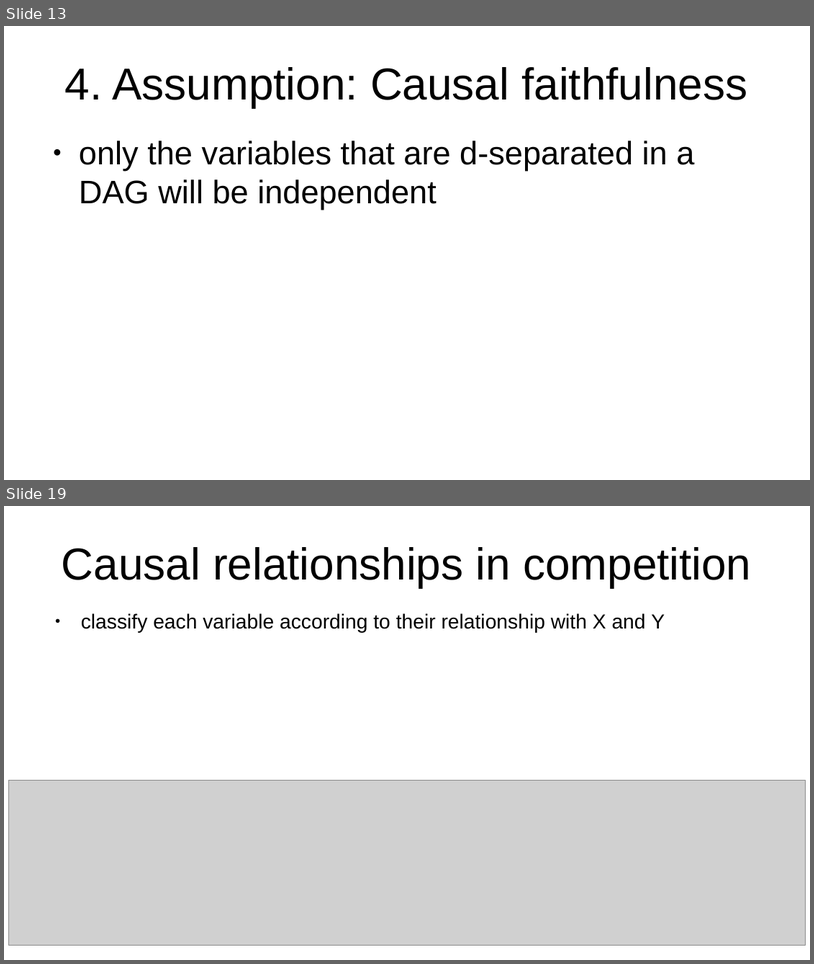
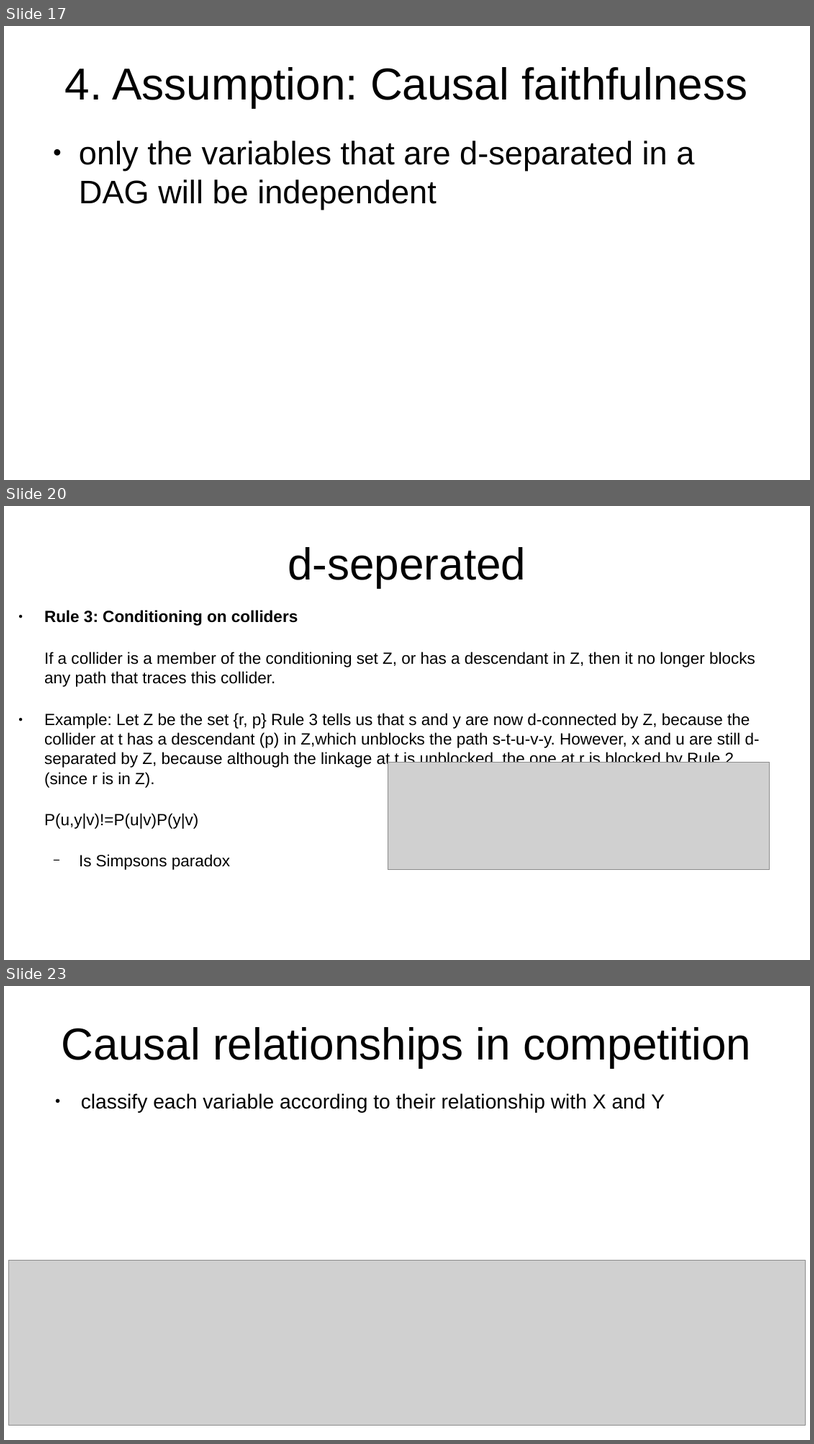
Before and after one commit to emoen/CausalityDiscoveryCrunchDAO, a slide deck: presentation/HIBRAIN_March_25.odp. Shown one above the other, each under a label of ours: slides 13 and 19 before the commit, slides 17, 20 and 23 after it; the slides between them are not shown. The pictures are 814x964 and 814x1444 pixels, drawn with LibreOffice and Linux fonts; fonts in the diff are those of the drawing; grey boxes stand for pictures. Boxes give left, top, right and bottom in pixels: in the first picture for what was removed or moved away, otherwise in the second. Text is boxed around its words. In the diff, an @@ line names an element or a change of style, - is before the commit and + after.

```diff
--- a/presentation/HIBRAIN_March_25.odp
+++ b/presentation/HIBRAIN_March_25.odp
@@ slide 20 added at <box>4,506,810,960</box>, background #FFFFFF @@
@@ title added at <box>288,547,526,587</box>, 44 pt, text #000000 @@
+d-seperated
@@ text added at <box>44,610,760,870</box>, 16 pt, text #000000 @@
+● Rule 3: Conditioning on colliders
+If a collider is a member of the conditioning set Z, or has a descendant in Z, then it no longer blocks any path that traces this collider.
+● Example: Let Z be the set {r, p} Rule 3 tells us that s and y are now d-connected by Z, because the collider at t has a descendant (p) in Z,which unblocks the path s-t-u-v-y. However, x and u are still d-separated by Z, because although the linkage at t is unblocked, the one at r is blocked by Rule 2 (since r is in Z).
+P(u,y|v)!=P(u|v)P(y|v)
+  − Is Simpsons paradox
@@ picture added at <box>388,762,770,870</box> @@
@@ what was slide 13 is now slide 17 @@
@@ what was slide 19 is now slide 23 @@
```
Also in this commit, not shown: 6 slides changed, 6 other slides added, 3 slides removed.
